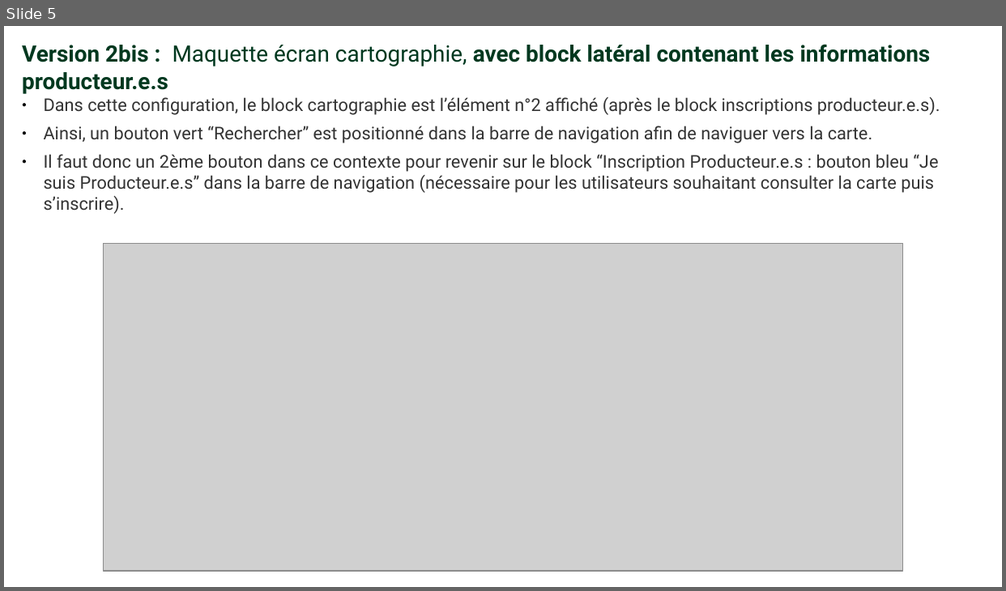
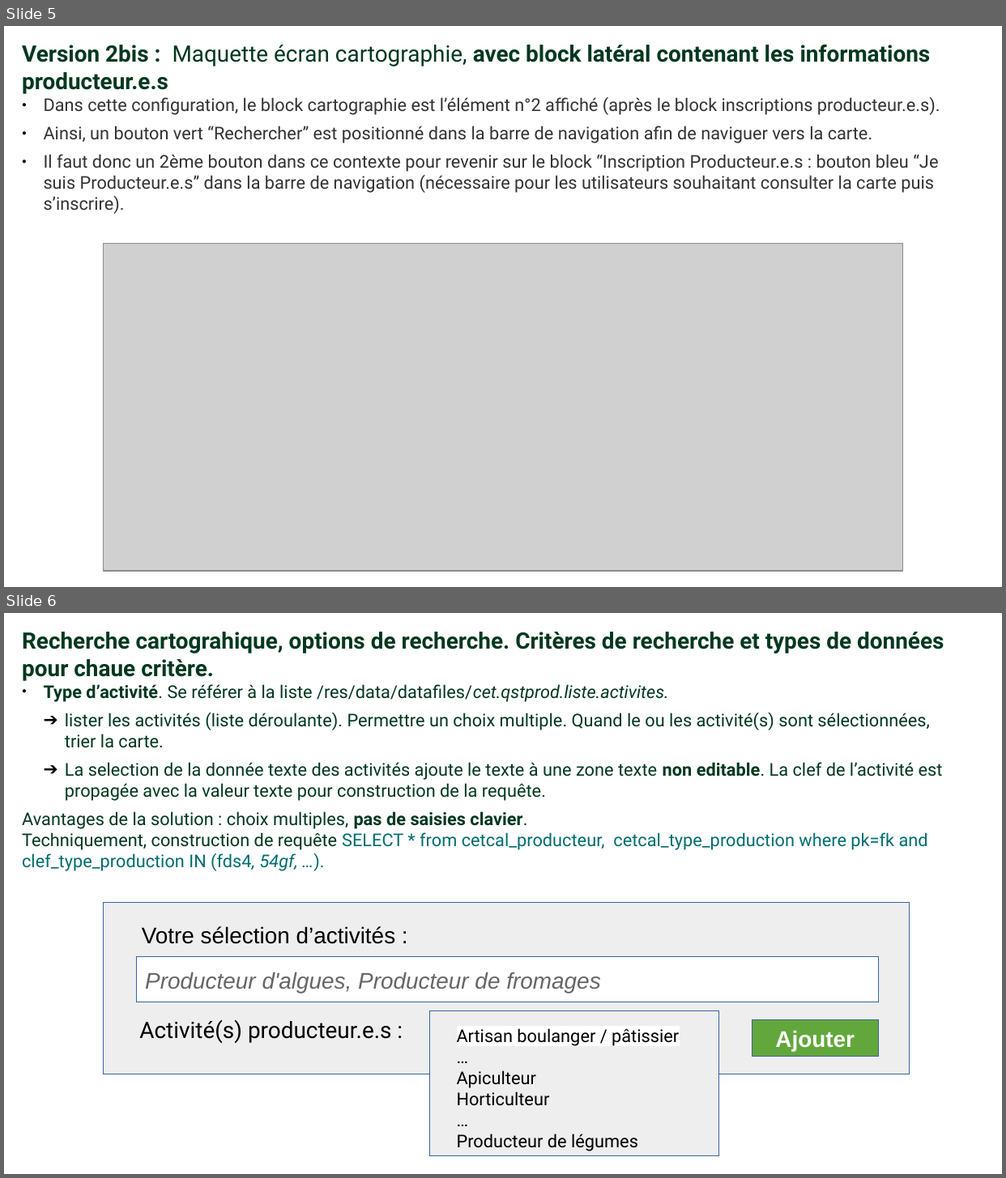
Before and after one commit to PaulBisserier/cetcal, a slide deck: qualification/maquettes/maquettes_cartographie_cetcal-site_v0-1.odp. Shown one above the other, each under a label of ours: slide 5 before the commit, slides 5 and 6 after it. The pictures are 1006x591 and 1006x1178 pixels, drawn with LibreOffice and Linux fonts; fonts in the diff are those of the drawing; grey boxes stand for pictures. Boxes give left, top, right and bottom in pixels: in the first picture for what was removed or moved away, otherwise in the second. Text is boxed around its words. In the diff, an @@ line names an element or a change of style, - is before the commit and + after.

```diff
--- a/qualification/maquettes/maquettes_cartographie_cetcal-site_v0-1.odp
+++ b/qualification/maquettes/maquettes_cartographie_cetcal-site_v0-1.odp
@@ slide 6 added at [4, 613, 1002, 1174], background #FFFFFF @@
@@ text added at [22, 632, 944, 871], 14 pt, text #00381F @@
+Recherche cartograhique, options de recherche. Critères de recherche et types de données pour chaue critère.
+● Type d’activité. Se référer à la liste /res/data/datafiles/cet.qstprod.liste.activites.
+  ➔ lister les activités (liste déroulante). Permettre un choix multiple. Quand le ou les activité(s) sont sélectionnées, trier la carte.
+  ➔ La selection de la donnée texte des activités ajoute le texte à une zone texte non editable. La clef de l’activité est propagée avec la valeur texte pour construction de la requête.
+Avantages de la solution : choix multiples, pas de saisies clavier.
+Techniquement, construction de requête SELECT * from cetcal_producteur, cetcal_type_production where pk=fk and clef_type_production IN (fds4, 54gf, …).
@@ rectangle added at [104, 903, 910, 1075], fill #EEEEEE, outline #3465A4 0 pt @@
@@ text added at [142, 926, 396, 944], 18 pt, text #000000 @@
+Votre sélection d’activités :
@@ rectangle added at [136, 957, 879, 1003], fill #FFFFFF, outline #3465A4 0 pt @@
@@ text added at [145, 973, 600, 994], 18 pt, text #666666, italic @@
+Producteur d'algues, Producteur de fromages
@@ text added at [139, 1020, 392, 1043], 18 pt, text #000000 @@
+Activité(s) producteur.e.s :
@@ rectangle added at [429, 1012, 719, 1157], fill #EEEEEE, outline #3465A4 0 pt @@
@@ rectangle added at [752, 1020, 879, 1057], fill #62A73B, outline #3465A4 0 pt @@
@@ text added at [457, 1029, 679, 1152], 14 pt, text #000000 @@
+Artisan boulanger / pâtissier
+…
+Apiculteur
+Horticulteur
+…
+Producteur de légumes
@@ text added at [775, 1030, 854, 1051], 18 pt, text #FFFFFF, bold @@
+Ajouter
```
Also in this commit, not shown: 1 slide changed, 4 other slides added, 1 slide removed, 23 other files.
